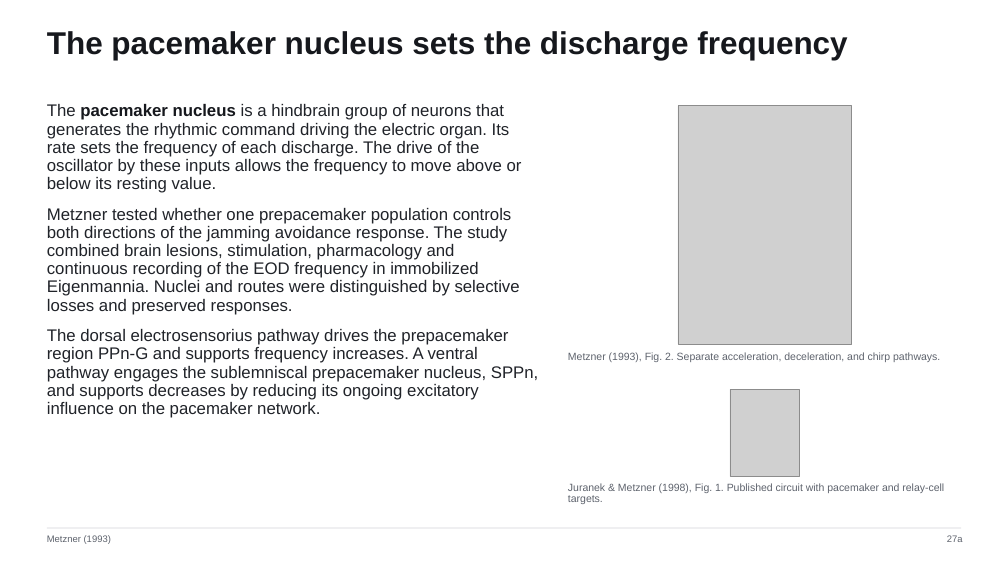
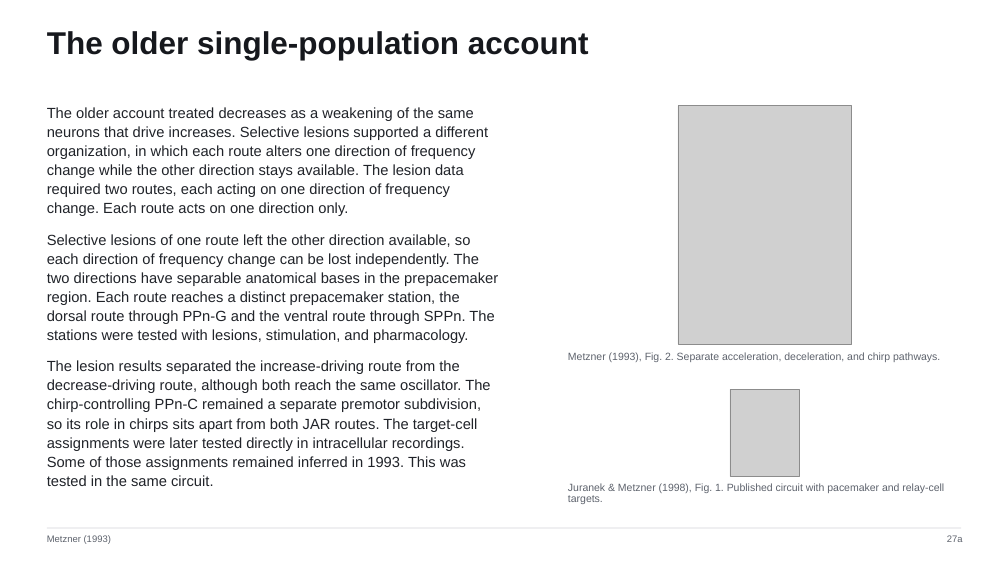
Before and after one commit to jordanxxlopez/NEUROETHOLOGY, a slide deck: slide 36 of scaffolded/Neuroethology_Lecture22_FA2026_SCAFFOLDED.pptx. Drawn at 1008x567 pixels with LibreOffice and Linux fonts; fonts in the diff are those of the drawing; grey boxes stand for pictures. Boxes give left, top, right and bottom in pixels: in the first picture for what was removed or moved away, otherwise in the second. Text is boxed around its words. In the diff, an @@ line names an element or a change of style, - is before the commit and + after.

```diff
--- a/scaffolded/Neuroethology_Lecture22_FA2026_SCAFFOLDED.pptx
+++ b/scaffolded/Neuroethology_Lecture22_FA2026_SCAFFOLDED.pptx
@@ text at (x1=47, y1=31, x2=589, y2=60): text changed @@
-The pacemaker nucleus sets the discharge frequency
+The older single-population account
@@ text at (x1=47, y1=107, x2=498, y2=486): text changed; size 16 to 14 pt @@
-The pacemaker nucleus is a hindbrain group of neurons that generates the rhythmic command driving the electric organ. Its rate sets the frequency of each discharge. The drive of the oscillator by these inputs allows the frequency to move above or below its resting value.
-Metzner tested whether one prepacemaker population controls both directions of the jamming avoidance response. The study combined brain lesions, stimulation, pharmacology and continuous recording of the EOD frequency in immobilized Eigenmannia. Nuclei and routes were distinguished by selective losses and preserved responses.
-The dorsal electrosensorius pathway drives the prepacemaker region PPn-G and supports frequency increases. A ventral pathway engages the sublemniscal prepacemaker nucleus, SPPn, and supports decreases by reducing its ongoing excitatory influence on the pacemaker network.
+The older account treated decreases as a weakening of the same neurons that drive increases. Selective lesions supported a different organization, in which each route alters one direction of frequency change while the other direction stays available. The lesion data required two routes, each acting on one direction of frequency change. Each route acts on one direction only.
+Selective lesions of one route left the other direction available, so each direction of frequency change can be lost independently. The two directions have separable anatomical bases in the prepacemaker region. Each route reaches a distinct prepacemaker station, the dorsal route through PPn-G and the ventral route through SPPn. The stations were tested with lesions, stimulation, and pharmacology.
+The lesion results separated the increase-driving route from the decrease-driving route, although both reach the same oscillator. The chirp-controlling PPn-C remained a separate premotor subdivision, so its role in chirps sits apart from both JAR routes. The target-cell assignments were later tested directly in intracellular recordings. Some of those assignments remained inferred in 1993. This was tested in the same circuit.
```
Also in this commit, not shown: 53 other slides changed, 5 slides added, 5 slides removed, 3 other files.
